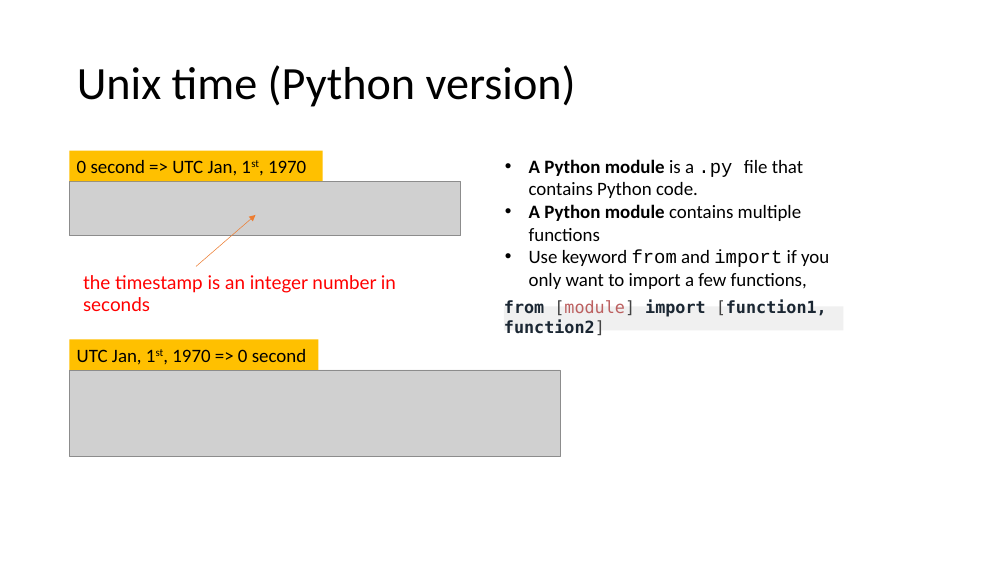
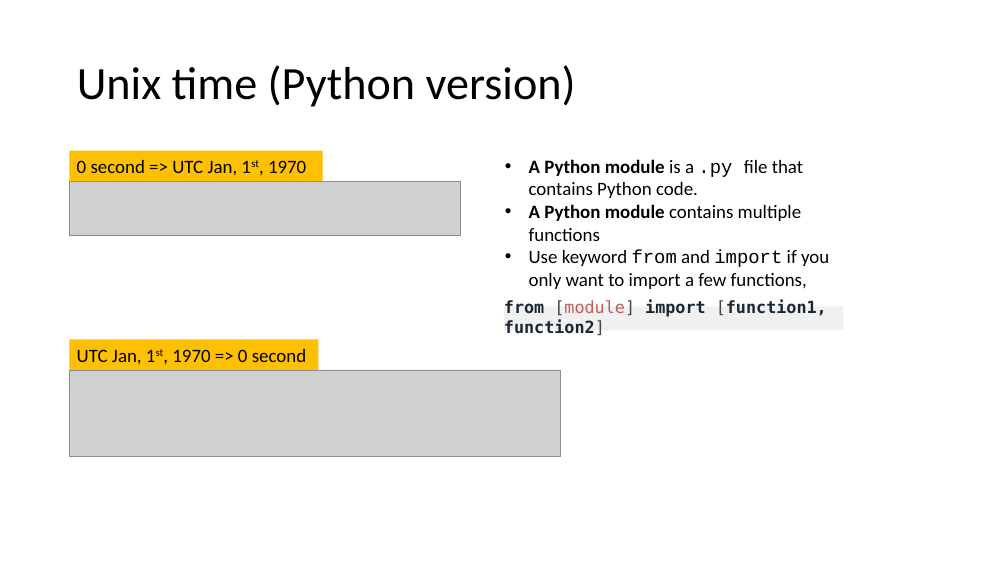
Before and after one commit to frankwxu/digital-forensics-lab, a slide deck: slide 27 of Basic_Computer_Skills_for_Forensics/0_Number_Systems.pptx. Drawn at 1008x567 pixels with LibreOffice and Linux fonts; fonts in the diff are those of the drawing; grey boxes stand for pictures; background and template pictures are left out. Boxes give left, top, right and bottom in pixels: in the first picture for what was removed or moved away, otherwise in the second. Text is boxed around its words. In the diff, an @@ line names an element or a change of style, - is before the commit and + after.

```diff
--- a/Basic_Computer_Skills_for_Forensics/0_Number_Systems.pptx
+++ b/Basic_Computer_Skills_for_Forensics/0_Number_Systems.pptx
@@ arrow removed from (196, 266) to (256, 215) @@
@@ text removed at (83, 275, 396, 311) @@
-the timestamp is an integer number in seconds
```
Also in this commit, not shown: 3 other slides changed, 3 slides added, 7 other files.
